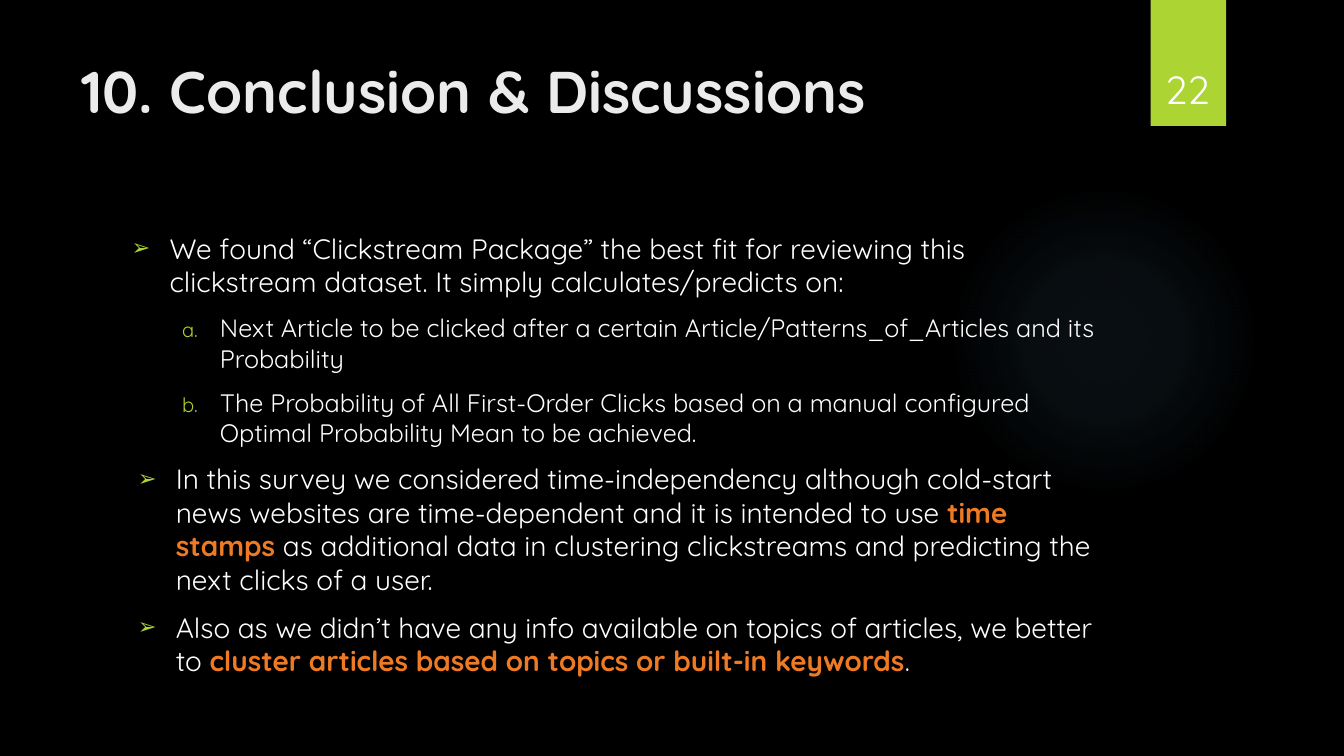
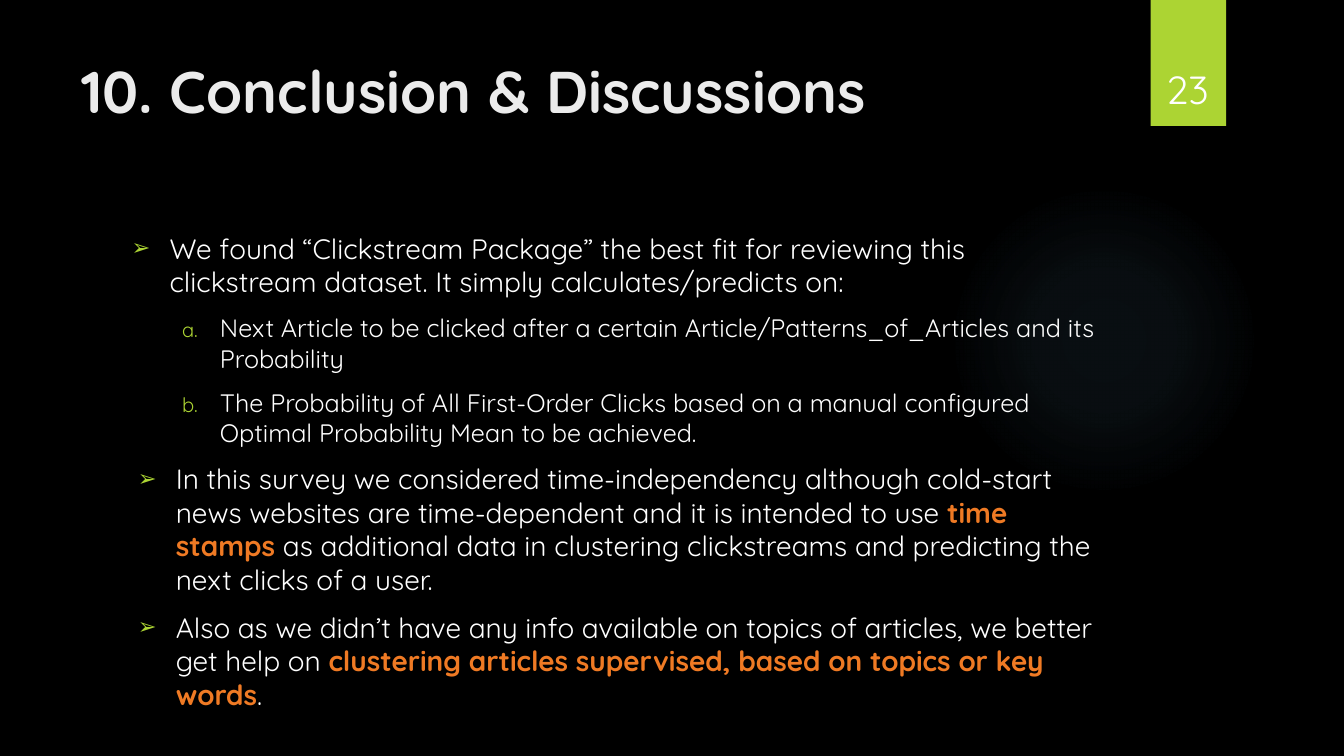
Before and after one commit to payamkarbasi/MyCapstone_RyersonUniv, a slide deck: slide 23 of CAPSTONE-Presentation-PayamKarbasi_5.ppsx (slide 22 before the commit). Drawn at 1344x756 pixels with LibreOffice and Linux fonts; fonts in the diff are those of the drawing; background and template pictures are left out. Boxes give left, top, right and bottom in pixels: in the first picture for what was removed or moved away, otherwise in the second. Text is boxed around its words. In the diff, an @@ line names an element or a change of style, - is before the commit and + after.

```diff
--- a/CAPSTONE-Presentation-PayamKarbasi_5.ppsx
+++ b/CAPSTONE-Presentation-PayamKarbasi_5.ppsx
@@ page number at [1166,76,1209,105]: text changed @@
-22
+23
@@ text at [176,617,1093,706]: text changed @@
-➢ Also as we didn’t have any info available on topics of articles, we better to cluster articles based on topics or built-in keywords.
+➢ Also as we didn’t have any info available on topics of articles, we better get help on clustering articles supervised, based on topics or key words.
```
Also in this commit, not shown: 1 slide added.
